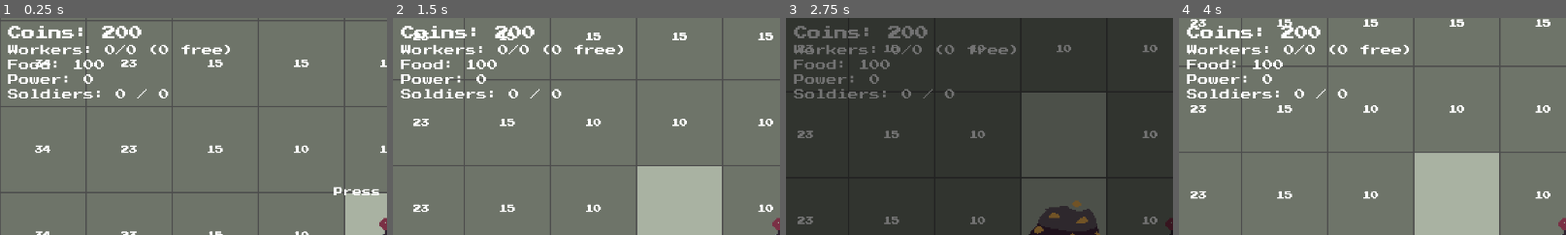
Above: before the commit, frames 1-4 (left to right).
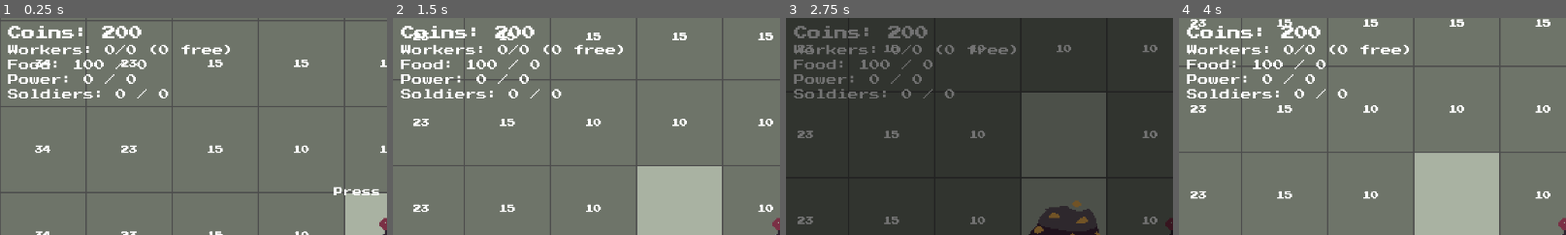
Above: after the commit, the same moments.

Repository: alecray/base-defense-game
Game: Godot game, scene res://scenes/main.tscn
The game is run twice, just before and just after one commit, with the same random seed, the same clock (stepped at 60 frames per second) and the same inputs.
Inputs (mouse positions are % of the whole screen's width and height, from its top left):
- Up to frame 1 (0.25 s): no input
- Up to frame 2 (1.5 s): tap E at 0.5 s; move the mouse to (72, 45) at 0.52 s; hold D 0.53-1.28 s; tap Z at 0.6, 1.35 s; click (72, 45) at 0.67 s; move the mouse to (30, 55) at 1.27 s; hold S from 1.28 s (still down)
- Up to frame 3 (2.75 s): move the mouse to (60, 28) at 2.02 s; release S at 2.03 s; hold D from 2.03 s (still down); tap U at 2.1 s; tap Z at 2.3 s
- Up to frame 4 (4 s): release D at 2.75 s; click "✕" at 2.75 s; tap Space at 3.5 s; move the mouse to (45, 70) at 3.52 s; hold W from 3.53 s (still down); tap E at 3.6 s; click (45, 70) at 3.67 s; tap Z at 3.8 s
The pictures show only the part of the screen within x 0-50%, y 0-50%; the shares and areas given below are measured in that part.

The runs differ from the first frame. In frame 1, 0.2% of the frame differs, in the area x 27-38%, y 19-31%; in frame 2, 0.2%; in frame 3, 0.2%; in frame 4, 0.2%.
Error before the commit: Invalid call. Nonexistent function 'is_fortified (via call)' in base 'Node2D (gold_mine.gd)'. (res://scripts/tile_grid.gd:270)
Error after the commit: Invalid access to property or key 'FOOD_CAP_BASE' on a base object of type 'Node (constants.gd)'. (res://scripts/game_state.gd:13)

Commit message:
Add food and power caps with upgradable limits via Core menu.
HUD now shows X / cap format for both resources. Cap upgrades are purchasable from the Core management panel and persist across saves.

Co-Authored-By: Claude Sonnet 4.6 <noreply@anthropic.com>

Diff:
--- a/scripts/game_state.gd
+++ b/scripts/game_state.gd
@@ -10,7 +10,9 @@
 var worker_count: int = 0
 var assigned_workers: int = 0
 var food: int = CONSTANTS.STARTING_FOOD
+var food_cap: int = CONSTANTS.FOOD_CAP_BASE
 var power: int = CONSTANTS.STARTING_POWER
+var power_cap: int = CONSTANTS.POWER_CAP_BASE
 var soldiers: int = 0
 
 signal coins_changed(new_amount: int)
@@ -51,12 +53,26 @@
 	return true
 
 func add_food(amount: int) -> void:
-	food += amount
+	food = mini(food + amount, food_cap)
 	food_changed.emit(food)
 
 func add_power(amount: int) -> void:
-	power += amount
+	power = mini(power + amount, power_cap)
 	power_changed.emit(power)
+
+func upgrade_food_cap() -> bool:
+	if not spend_coins(CONSTANTS.FOOD_CAP_UPGRADE_COST):
+		return false
+	food_cap += CONSTANTS.FOOD_CAP_UPGRADE_AMOUNT
+	food_changed.emit(food)
+	return true
+
+func upgrade_power_cap() -> bool:
+	if not spend_coins(CONSTANTS.POWER_CAP_UPGRADE_COST):
+		return false
+	power_cap += CONSTANTS.POWER_CAP_UPGRADE_AMOUNT
+	power_changed.emit(power)
+	return true
 
 func drain_power(amount: int) -> bool:
 	if power < amount:
@@ -172,6 +188,8 @@
 	lab_research_progress = 0.0
 	lab_upgrade_levels = {}
 	power = CONSTANTS.STARTING_POWER
+	power_cap = CONSTANTS.POWER_CAP_BASE
+	food_cap = CONSTANTS.FOOD_CAP_BASE
 	soldiers = 0
 	game_reset.emit()
 	coins_changed.emit(coins)
--- a/scripts/hud.gd
+++ b/scripts/hud.gd
@@ -27,13 +27,13 @@
 
 	_food_label = Label.new()
 	_food_label.add_theme_font_size_override("font_size", 16)
-	_food_label.text = "Food: %d" % GameState.food
+	_food_label.text = "Food: %d / %d" % [GameState.food, GameState.food_cap]
 	_food_label.position = Vector2(12.0, 62.0)
 	add_child(_food_label)
 
 	_power_label = Label.new()
 	_power_label.add_theme_font_size_override("font_size", 16)
-	_power_label.text = "Power: %d" % GameState.power
+	_power_label.text = "Power: %d / %d" % [GameState.power, GameState.power_cap]
 	_power_label.position = Vector2(12.0, 84.0)
 	add_child(_power_label)
 	GameState.power_changed.connect(_on_power_changed)
@@ -80,10 +80,10 @@
 	_workers_label.text = "Workers: %d/%d (%d free)" % [count, cap, free]
 
 func _on_food_changed(new_amount: int) -> void:
-	_food_label.text = "Food: %d" % new_amount
+	_food_label.text = "Food: %d / %d" % [new_amount, GameState.food_cap]
 
 func _on_power_changed(new_amount: int) -> void:
-	_power_label.text = "Power: %d" % new_amount
+	_power_label.text = "Power: %d / %d" % [new_amount, GameState.power_cap]
 
 func _on_soldiers_changed(count: int, cap: int) -> void:
 	_soldiers_label.text = "Soldiers: %d / %d" % [count, cap]
@@ -93,7 +93,7 @@
 
 func _on_game_reset() -> void:
 	_day_label.text = "Day 1"
-	_power_label.text = "Power: 0"
+	_power_label.text = "Power: 0 / %d" % GameState.power_cap
 	_soldiers_label.text = "Soldiers: 0 / 0"
 	_core_prompt.visible = true
 	if _game_over_root != null:
--- a/scripts/save_manager.gd
+++ b/scripts/save_manager.gd
@@ -38,6 +38,8 @@
 	var cycle: Node = get_tree().get_first_node_in_group("day_night_cycle")
 	data["day"] = cycle.call("get_day") if cycle != null else 1
 	data["power"] = GameState.power
+	data["power_cap"] = GameState.power_cap
+	data["food_cap"] = GameState.food_cap
 	data["soldiers"] = GameState.soldiers
 	data["lab_research_id"] = GameState.lab_research_id
 	data["lab_research_progress"] = GameState.lab_research_progress
@@ -87,6 +89,8 @@
 		cycle.call("set_day", int(data.get("day", 1)))
 
 	GameState.power = int(data.get("power", 0))
+	GameState.power_cap = int(data.get("power_cap", CONSTANTS.POWER_CAP_BASE))
+	GameState.food_cap = int(data.get("food_cap", CONSTANTS.FOOD_CAP_BASE))
 	GameState.soldiers = int(data.get("soldiers", 0))
 	GameState.lab_research_id = str(data.get("lab_research_id", ""))
 	GameState.lab_research_progress = float(data.get("lab_research_progress", 0.0))
--- a/scripts/worker_ui.gd
+++ b/scripts/worker_ui.gd
@@ -6,6 +6,8 @@
 var _core_node: Node = null
 var _buy_btn: Button
 var _fortify_btn: Button
+var _food_cap_btn: Button
+var _power_cap_btn: Button
 var _ui_root: Control
 
 func _ready() -> void:
@@ -30,7 +32,7 @@
 
 	var panel: PanelContainer = PanelContainer.new()
 	panel.set_anchors_and_offsets_preset(Control.PRESET_CENTER)
-	panel.custom_minimum_size = Vector2(280.0, 220.0)
+	panel.custom_minimum_size = Vector2(300.0, 320.0)
 	root.add_child(panel)
 
 	var vbox: VBoxContainer = VBoxContainer.new()
@@ -67,6 +69,19 @@
 	_fortify_btn.pressed.connect(_on_fortify)
 	vbox.add_child(_fortify_btn)
 
+	var sep3: HSeparator = HSeparator.new()
+	vbox.add_child(sep3)
+
+	_food_cap_btn = Button.new()
+	_food_cap_btn.custom_minimum_size = Vector2(0.0, 40.0)
+	_food_cap_btn.pressed.connect(_on_upgrade_food_cap)
+	vbox.add_child(_food_cap_btn)
+
+	_power_cap_btn = Button.new()
+	_power_cap_btn.custom_minimum_size = Vector2(0.0, 40.0)
+	_power_cap_btn.pressed.connect(_on_upgrade_power_cap)
+	vbox.add_child(_power_cap_btn)
+
 func open_for_core(gp: Vector2i, core_node: Node) -> void:
 	_target_tile = gp
 	_core_node = core_node
@@ -82,6 +97,10 @@
 	else:
 		_fortify_btn.text = "Fortify  (%d coins)" % CONSTANTS.FORTIFY_COST
 		_fortify_btn.disabled = _core_node == null or GameState.coins < CONSTANTS.FORTIFY_COST
+	_food_cap_btn.text = "Upgrade Food Cap  +%d  (%d coins)\n[Current: %d]" % [CONSTANTS.FOOD_CAP_UPGRADE_AMOUNT, CONSTANTS.FOOD_CAP_UPGRADE_COST, GameState.food_cap]
+	_food_cap_btn.disabled = GameState.coins < CONSTANTS.FOOD_CAP_UPGRADE_COST
+	_power_cap_btn.text = "Upgrade Power Cap  +%d  (%d coins)\n[Current: %d]" % [CONSTANTS.POWER_CAP_UPGRADE_AMOUNT, CONSTANTS.POWER_CAP_UPGRADE_COST, GameState.power_cap]
+	_power_cap_btn.disabled = GameState.coins < CONSTANTS.POWER_CAP_UPGRADE_COST
 
 func _close() -> void:
 	visible = false
@@ -112,6 +131,18 @@
 		return
 	_refresh()
 
+func _on_upgrade_food_cap() -> void:
+	if not GameState.upgrade_food_cap():
+		_show_error("Not enough coins!")
+		return
+	_refresh()
+
+func _on_upgrade_power_cap() -> void:
+	if not GameState.upgrade_power_cap():
+		_show_error("Not enough coins!")
+		return
+	_refresh()
+
 func _show_error(text: String) -> void:
 	var label: Label = Label.new()
 	label.text = text
Not shown, changed: todo.md
